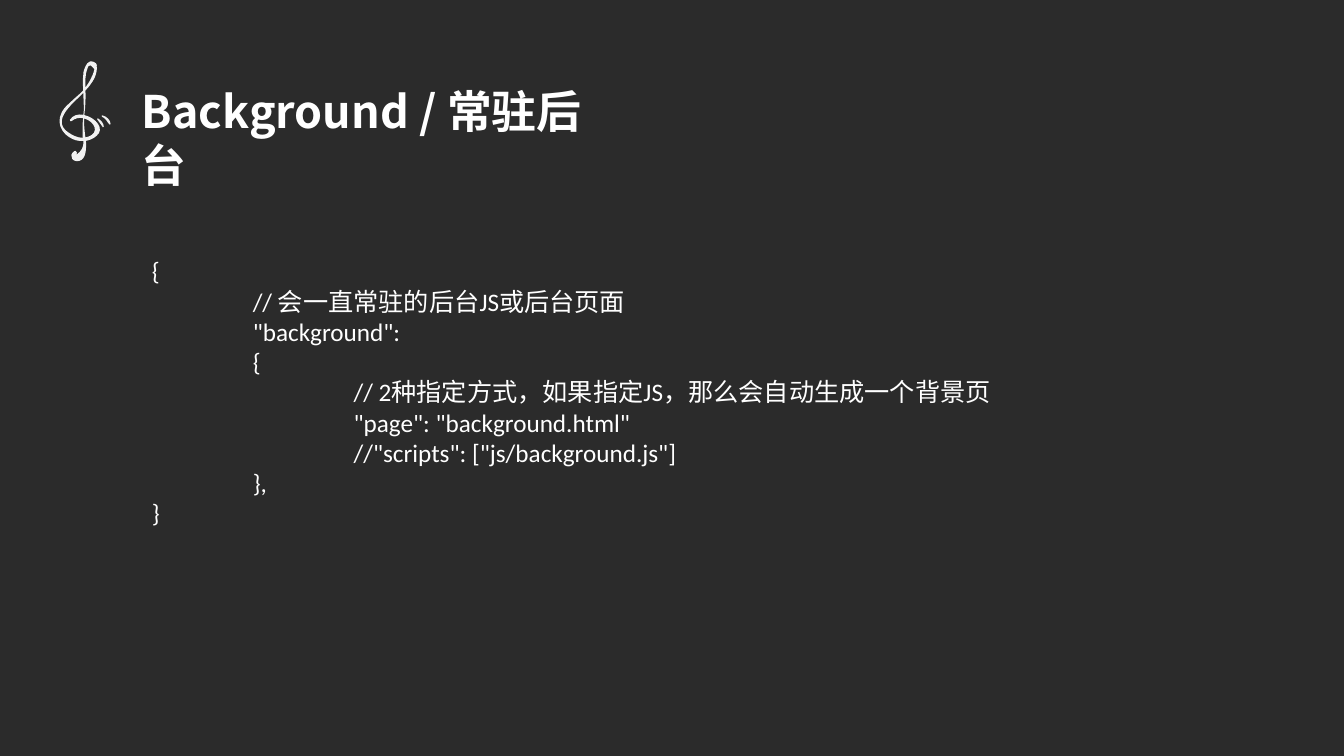
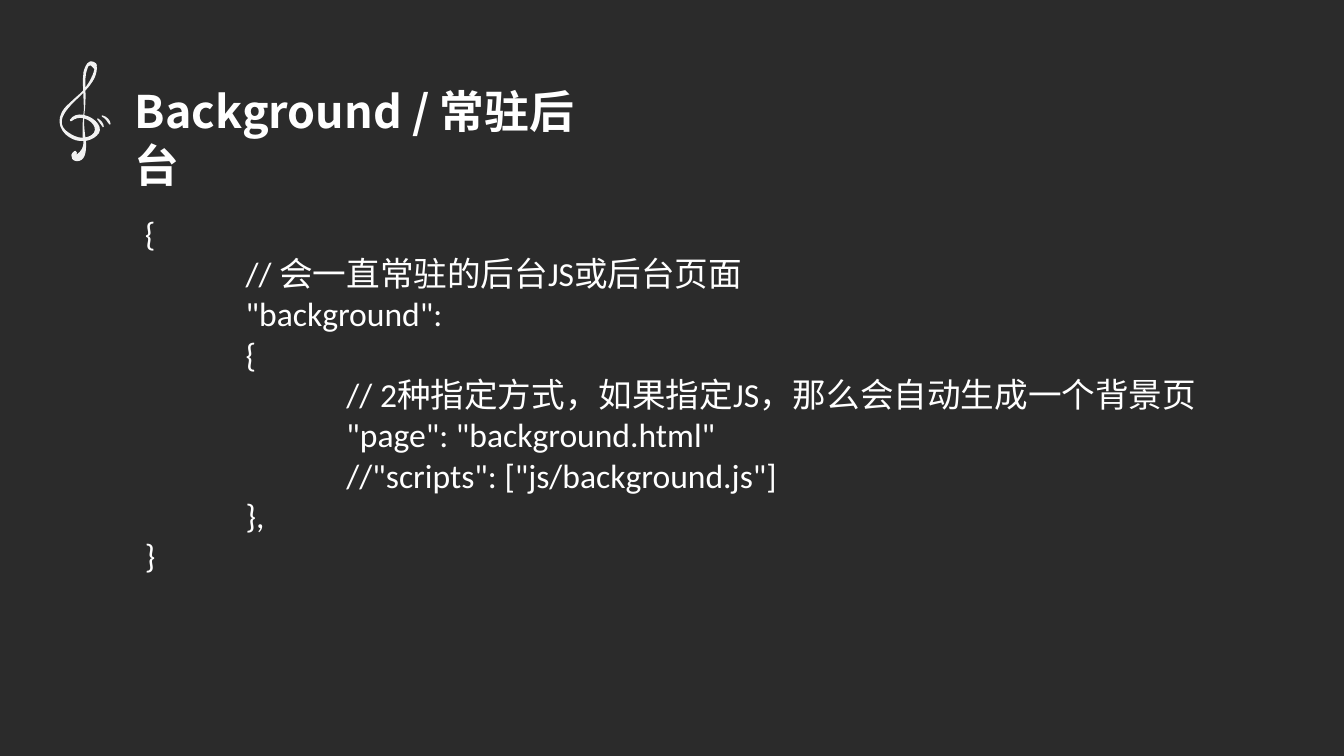
Before and after one commit to qq449245884/chromeTouir, a slide deck: slide 11 of ppt.pptx. Drawn at 1344x756 pixels with LibreOffice and Linux fonts; fonts in the diff are those of the drawing; background and template pictures are left out; a plain dark background stands for a picture behind light text. Boxes give left, top, right and bottom in pixels: in the first picture for what was removed or moved away, otherwise in the second. Text is boxed around its words. In the diff, an @@ line names an element or a change of style, - is before the commit and + after.

```diff
--- a/ppt.pptx
+++ b/ppt.pptx
@@ text "Background / 常驻后台" moved from (x1=142, y1=90, x2=581, y2=186) to (x1=135, y1=90, x2=574, y2=186) @@
@@ text "{" moved from (x1=253, y1=289, x2=991, y2=467) to (x1=246, y1=257, x2=1196, y2=494) @@
@@ text "{" at (x1=246, y1=257, x2=1196, y2=494): size 18 to 24 pt @@
```
Also in this commit, not shown: 1 other file.
